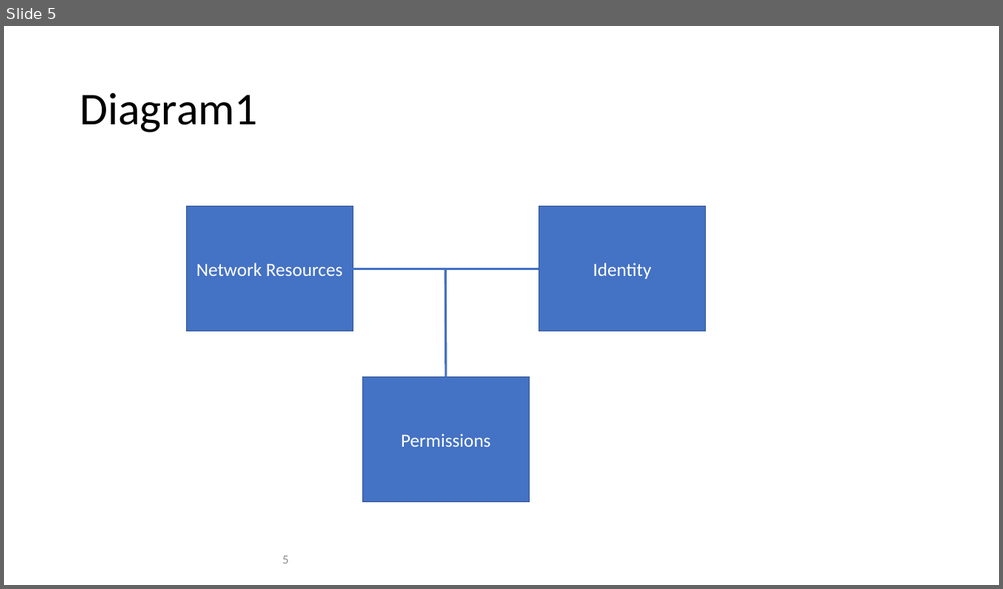
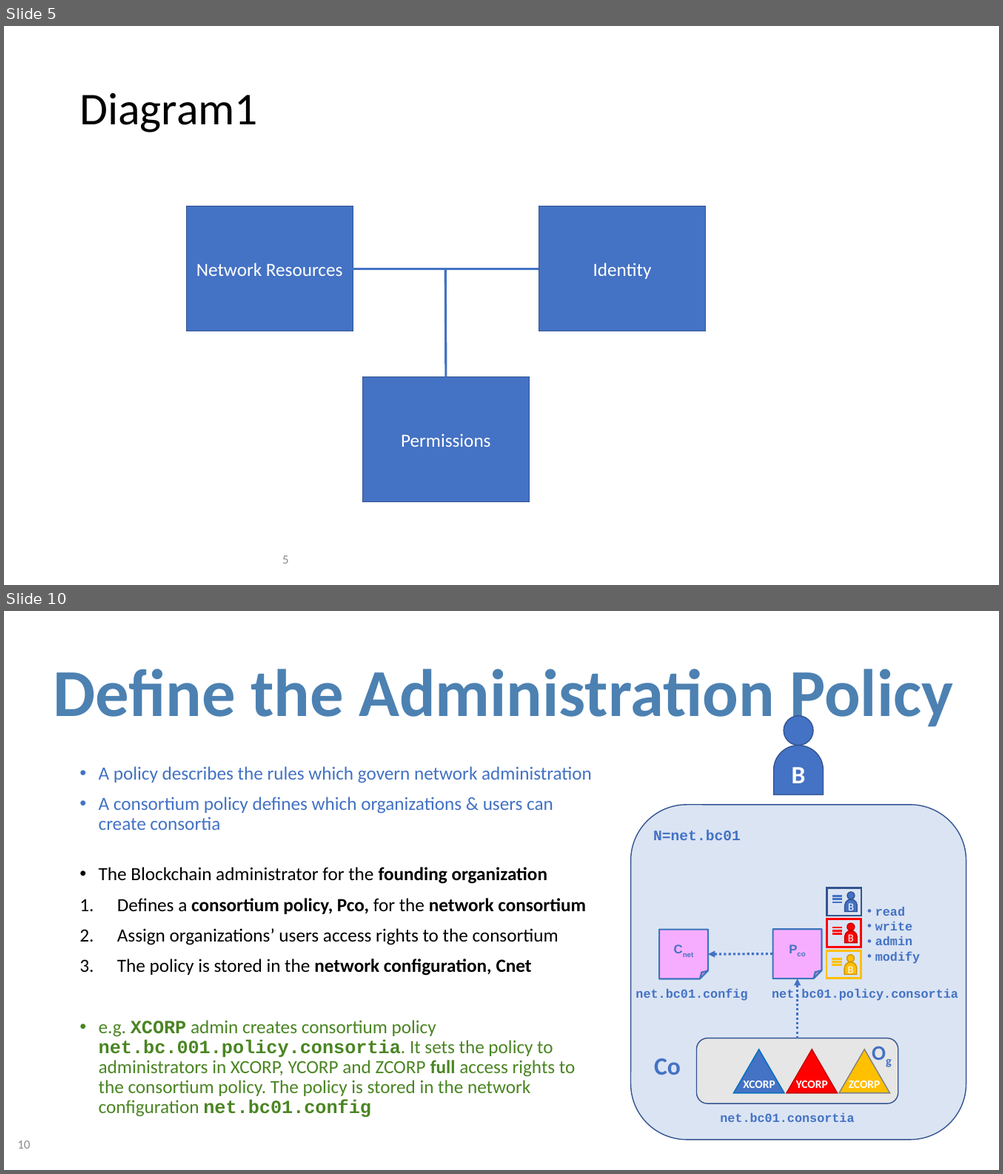
Before and after one commit to FabricTOC/FabricTOC, a slide deck: docs/OtherSourceMaterial/Diagrams.pptx. Shown one above the other, each under a label of ours: slide 5 before the commit, slides 5 and 10 after it; the slides between them are not shown. The pictures are 1003x589 and 1003x1174 pixels, drawn with LibreOffice and Linux fonts; fonts in the diff are those of the drawing. Boxes give left, top, right and bottom in pixels: in the first picture for what was removed or moved away, otherwise in the second. Text is boxed around its words. In the diff, an @@ line names an element or a change of style, - is before the commit and + after.

```diff
--- a/docs/OtherSourceMaterial/Diagrams.pptx
+++ b/docs/OtherSourceMaterial/Diagrams.pptx
@@ slide 10 added at (x1=4, y1=611, x2=999, y2=1170), background #FFFFFF @@
@@ title added at (x1=53, y1=669, x2=953, y2=732), 64.8 pt, text #4C81B2, bold @@
+Define the Administration Policy
@@ ellipse added at (x1=784, y1=716, x2=814, y2=746), fill #4472C4, outline #325491 1 pt @@
@@ round same rect added at (x1=774, y1=745, x2=822, y2=795), fill #4472C4, outline #325491 1 pt, 24 pt, text #FFFFFF, bold @@
+B
@@ text added at (x1=99, y1=766, x2=592, y2=1118), 18 pt, text #4A8522 @@
+• A policy describes the rules which govern network administration
+• A consortium policy defines which organizations & users can create consortia
+• The Blockchain administrator for the founding organization
+1. Defines a consortium policy, Pco, for the network consortium
+2. Assign organizations’ users access rights to the consortium
+3. The policy is stored in the network configuration, Cnet
+• e.g. XCORP admin creates consortium policy net.bc.001.policy.consortia. It sets the policy to administrators in XCORP, YCORP and ZCORP full access rights to the consortium policy. The policy is stored in the network configuration net.bc01.config
@@ rounded rectangle added at (x1=631, y1=805, x2=966, y2=1140), fill #DBE4F3, outline #325491 1 pt @@
@@ text added at (x1=653, y1=830, x2=740, y2=840), 14 pt, text #4372C4, bold @@
+N=net.bc01
@@ text added at (x1=875, y1=907, x2=919, y2=964), 12 pt, text #4372C4, bold @@
+• read
+• write
+• admin
+• modify
@@ folded corner added at (x1=659, y1=930, x2=708, y2=979), fill #F7ADFF, outline #3C75BD 1.5 pt, 12 pt, text #4372C4, bold @@
+Cnet
@@ folded corner added at (x1=772, y1=930, x2=821, y2=979), fill #F7ADFF, outline #3C75BD 1.5 pt, 12 pt, text #4372C4, bold @@
+Pco
@@ arrow added from (772, 954) to (708, 954), #4372C4 2.25 pt dashed @@
@@ group added at (x1=826, y1=888, x2=861, y2=979): 9 lines, 3 rectangles, 3 ellipses, 3 round same rects @@
+B
+B
+B
@@ arrow added from (797, 1039) to (797, 979), #4372C4 2.25 pt dashed @@
@@ text added at (x1=635, y1=988, x2=747, y2=1001), 12 pt, text #4372C4, bold @@
+net.bc01.config
@@ text added at (x1=771, y1=989, x2=958, y2=1002), 12 pt, text #4372C4, bold @@
+net.bc01.policy.consortia
@@ rounded rectangle added at (x1=697, y1=1039, x2=898, y2=1104), fill #E7E6E6, outline #325491 1 pt @@
@@ triangle added at (x1=734, y1=1050, x2=785, y2=1093), fill #4472C4, outline #0070C0 1 pt @@
@@ triangle added at (x1=787, y1=1050, x2=837, y2=1093), fill #FF0000, outline #C00000 1 pt @@
@@ triangle added at (x1=839, y1=1050, x2=890, y2=1093), fill #FFC000, outline #808080 1 pt @@
@@ text added at (x1=865, y1=1037, x2=900, y2=1069), 20 pt, text #4372C4, bold @@
+Og
@@ text added at (x1=654, y1=1059, x2=680, y2=1075), 24 pt, text #4372C4, bold @@
+Co
@@ text added at (x1=743, y1=1081, x2=774, y2=1088), 11 pt, text #FFFFFF, bold @@
+XCORP
@@ text added at (x1=796, y1=1081, x2=828, y2=1088), 11 pt, text #FFFFFF, bold @@
+YCORP
@@ text added at (x1=848, y1=1081, x2=879, y2=1088), 11 pt, text #FFFFFF, bold @@
+ZCORP
@@ text added at (x1=720, y1=1113, x2=854, y2=1122), 12 pt, text #4372C4, bold @@
+net.bc01.consortia
@@ page number added at (x1=17, y1=1141, x2=30, y2=1149), 12 pt, text #8C8C8C @@
+10
```
Also in this commit, not shown: 3 slides changed, 4 other slides added, 1 other file.
